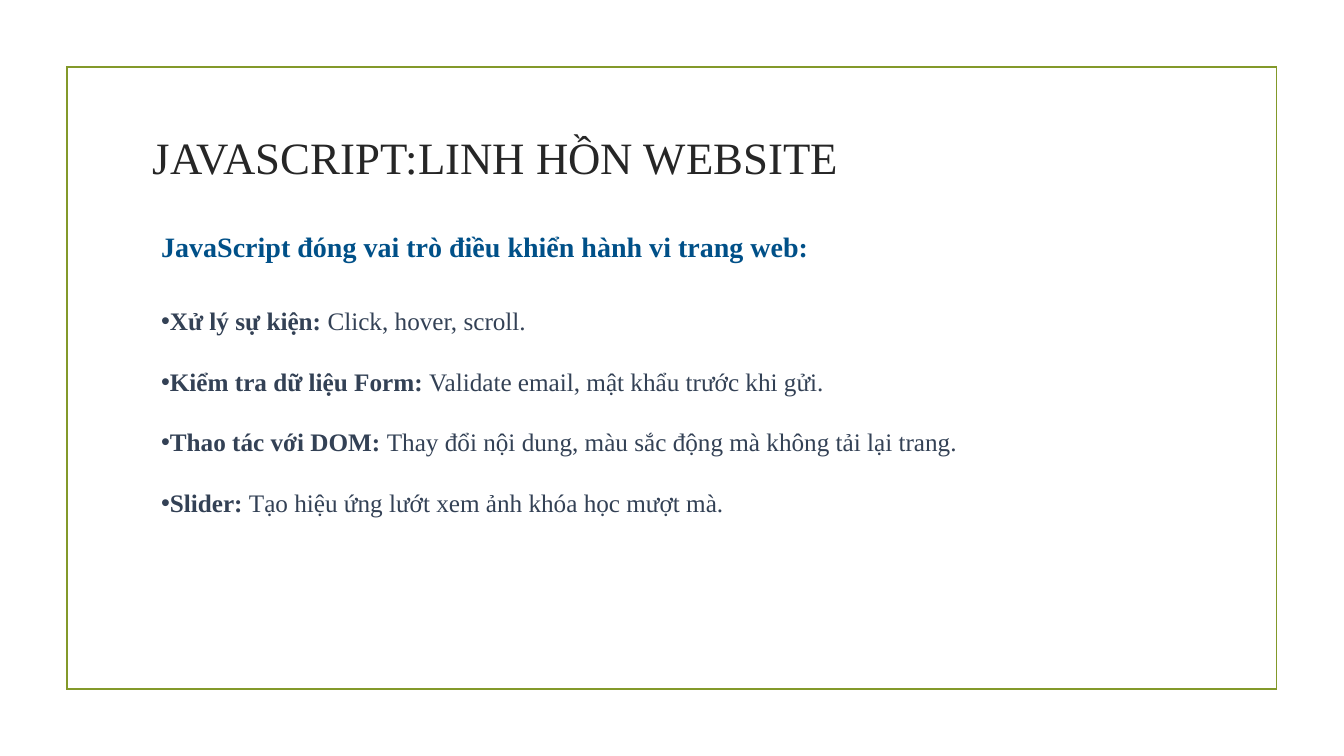
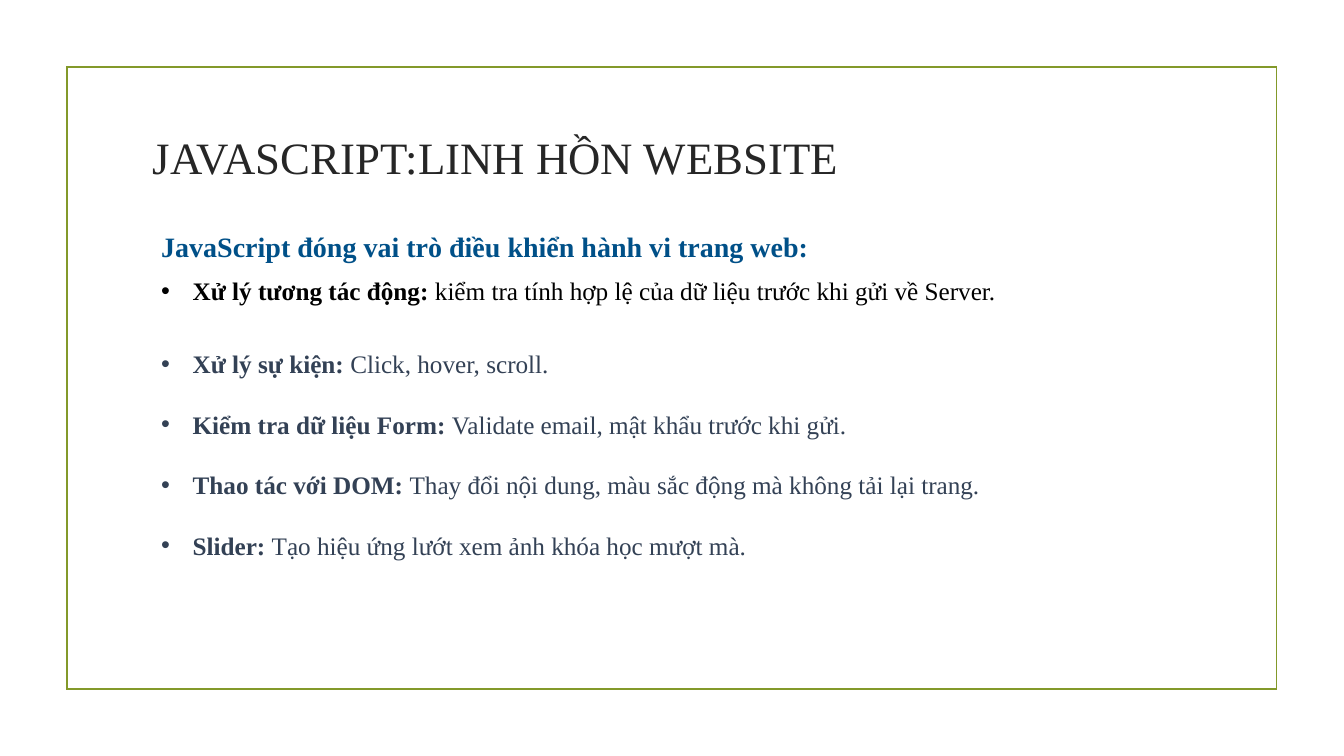
Before and after one commit to thuhuynh1/CSN-DA23TTD-HuynhNgocMinhThu-course-lookup-php, a slide deck: slide 11 of Bài thuyết trình.pptx. Drawn at 1344x756 pixels with LibreOffice and Linux fonts; fonts in the diff are those of the drawing; background and template pictures are left out. Boxes give left, top, right and bottom in pixels: in the first picture for what was removed or moved away, otherwise in the second. Text is boxed around its words. In the diff, an @@ line names an element or a change of style, - is before the commit and + after.

```diff
--- a/Bài thuyết trình.pptx
+++ b/Bài thuyết trình.pptx
@@ text at box(193, 281, 996, 306): paragraph added @@
+• Xử lý tương tác động: kiểm tra tính hợp lệ của dữ liệu trước khi gửi về Server.
@@ text at box(193, 355, 979, 561): indent changed @@
```
Also in this commit, not shown: 7 other slides changed, 4 other files.
